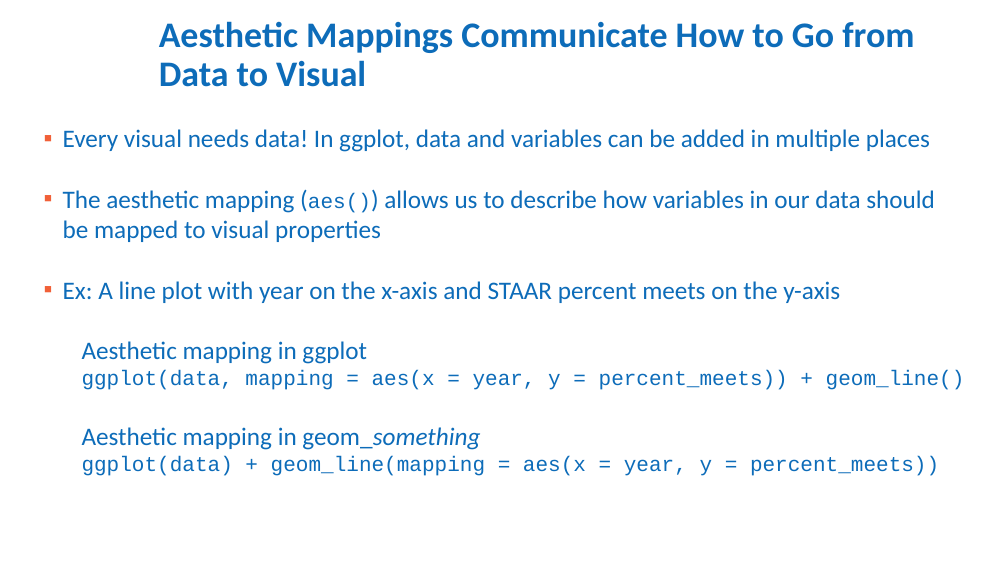
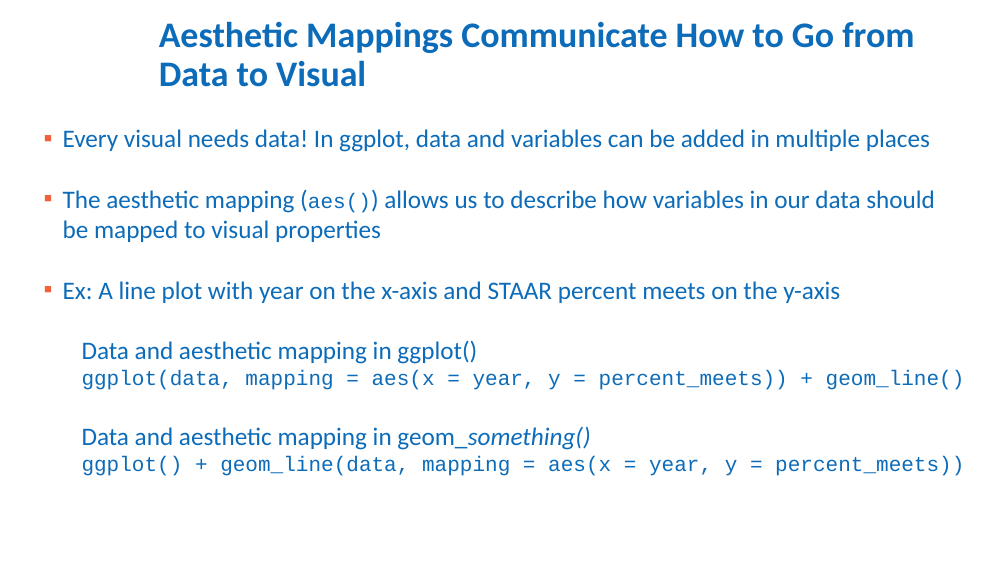
Before and after one commit to brussell23/grammar_of_graphics, a slide deck: slide 14 of ggplot and the Grammar of Graphics.pptx (slide 13 before the commit). Drawn at 1008x567 pixels with LibreOffice and Linux fonts; fonts in the diff are those of the drawing; background and template pictures are left out. Boxes give left, top, right and bottom in pixels: in the first picture for what was removed or moved away, otherwise in the second. Text is boxed around its words. In the diff, an @@ line names an element or a change of style, - is before the commit and + after.

```diff
--- a/ggplot and the Grammar of Graphics.pptx
+++ b/ggplot and the Grammar of Graphics.pptx
@@ text at (82,340,477,364): text changed @@
-  Aesthetic mapping in ggplot
+  Data and aesthetic mapping in ggplot()
@@ text at (82,427,964,476): text changed @@
-  Aesthetic mapping in geom_something
-  ggplot(data) + geom_line(mapping = aes(x = year, y = percent_meets))
+  Data and aesthetic mapping in geom_something()
+  ggplot() + geom_line(data, mapping = aes(x = year, y = percent_meets))
```
Also in this commit, not shown: 4 other slides changed, 1 slide added.
